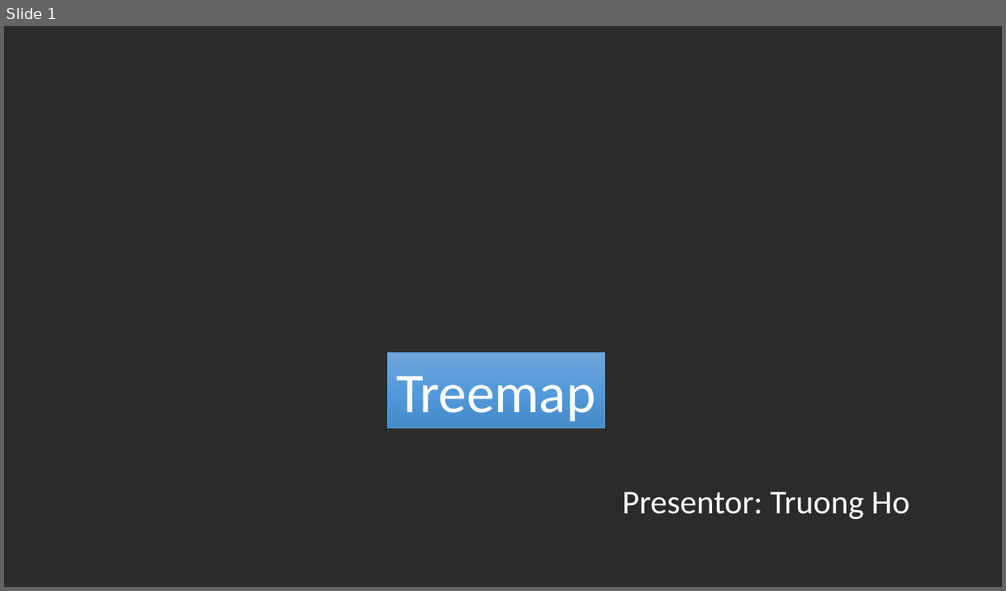
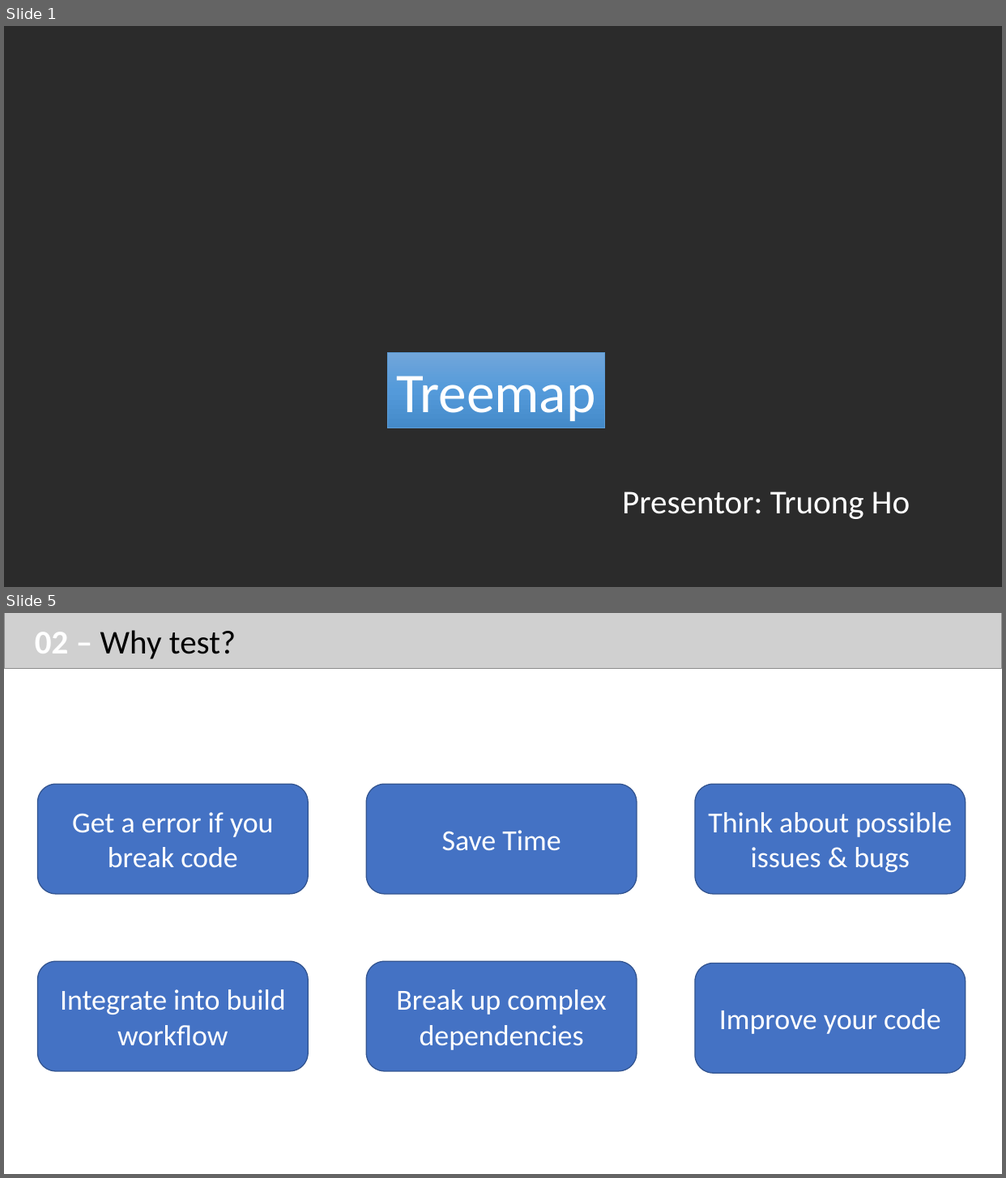
Before and after one commit to trungvn222/tranning-test, a slide deck: D3-training.pptx. Shown one above the other, each under a label of ours: slide 1 before the commit, slides 1 and 5 after it; the slides between them are not shown. The pictures are 1006x591 and 1006x1178 pixels, drawn with LibreOffice and Linux fonts; fonts in the diff are those of the drawing; grey boxes stand for pictures; background and template pictures are left out; a plain dark background stands for a picture behind light text. Boxes give left, top, right and bottom in pixels: in the first picture for what was removed or moved away, otherwise in the second. Text is boxed around its words. In the diff, an @@ line names an element or a change of style, - is before the commit and + after.

```diff
--- a/D3-training.pptx
+++ b/D3-training.pptx
@@ slide 5 added at <box>4,613,1002,1174</box>, background #FFFFFF @@
@@ picture added at <box>4,613,1002,668</box> @@
@@ text added at <box>35,630,236,659</box>, 32 pt, text #000000 @@
+02 – Why test?
@@ rounded rectangle added at <box>38,785,308,895</box>, fill #4472C4, outline #325491 1 pt, 28 pt, text #FFFFFF @@
+Get a error if you break code
@@ rounded rectangle added at <box>366,785,637,895</box>, fill #4472C4, outline #325491 1 pt, 28 pt, text #FFFFFF @@
+Save Time
@@ rounded rectangle added at <box>695,785,965,895</box>, fill #4472C4, outline #325491 1 pt, 28 pt, text #FFFFFF @@
+Think about possible
+issues & bugs
@@ rounded rectangle added at <box>38,962,308,1072</box>, fill #4472C4, outline #325491 1 pt, 28 pt, text #FFFFFF @@
+Integrate into build workflow
@@ rounded rectangle added at <box>366,962,637,1072</box>, fill #4472C4, outline #325491 1 pt, 28 pt, text #FFFFFF @@
+Break up complex
+dependencies
@@ rounded rectangle added at <box>695,964,965,1073</box>, fill #4472C4, outline #325491 1 pt, 28 pt, text #FFFFFF @@
+Improve your code
```
Also in this commit, not shown: 7 other slides added, 4 slides removed, 4 other files.
